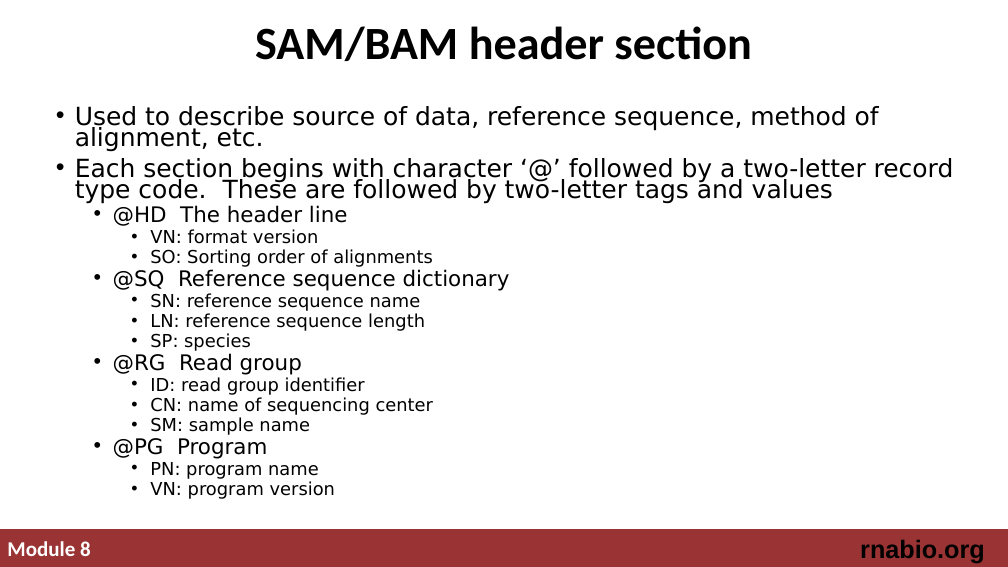
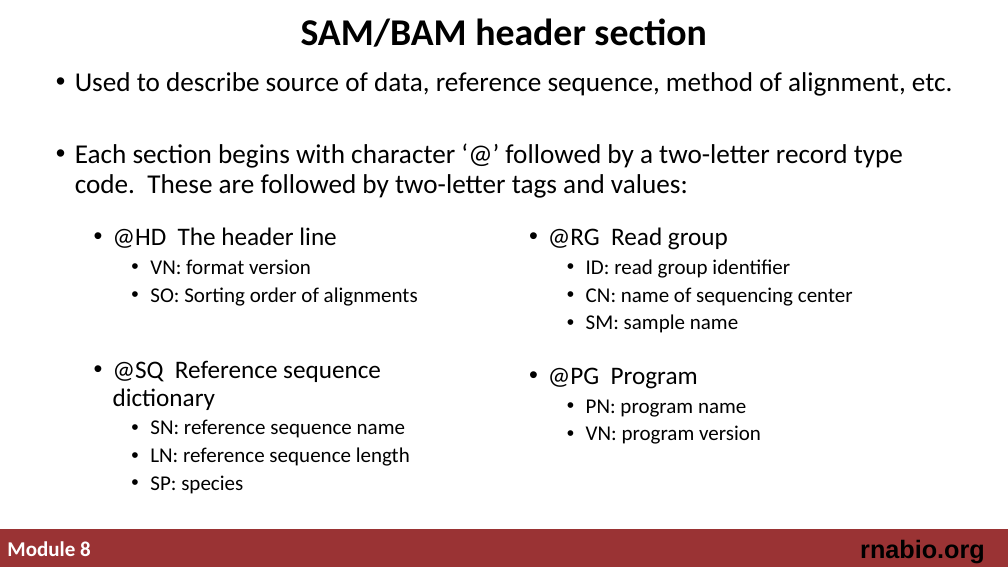
Before and after one commit to griffithlab/rnabio.org, a slide deck: slide 5 of assets/lectures/cbw-cshl/2019/mini/RNASeq_MiniLecture_08_02_SAM_BAM_BED.pptx. Drawn at 1008x567 pixels with LibreOffice and Linux fonts; fonts in the diff are those of the drawing. Boxes give left, top, right and bottom in pixels: in the first picture for what was removed or moved away, otherwise in the second. Text is boxed around its words. In the diff, an @@ line names an element or a change of style, - is before the commit and + after.

Commit message:
updating sam/bam/bed slides

```diff
--- a/assets/lectures/cbw-cshl/2019/mini/RNASeq_MiniLecture_08_02_SAM_BAM_BED.pptx
+++ b/assets/lectures/cbw-cshl/2019/mini/RNASeq_MiniLecture_08_02_SAM_BAM_BED.pptx
@@ title "SAM/BAM header section": place and size @@
-title "SAM/BAM header section" at <box>255,26,752,61</box>
+title "SAM/BAM header section" at <box>301,18,707,47</box>
@@ title "SAM/BAM header section" at <box>301,18,707,47</box>: size 44 to 36 pt @@
@@ text "Used to describe source of ...": place and size @@
-text "Used to describe source of ..." at <box>75,106,954,499</box>
+text "Used to describe source of ..." at <box>75,72,953,198</box>
@@ text at <box>75,72,953,96</box>: size 23.8 to 25.9 pt, font DejaVu Sans to Calibri in "Used to describe source of data, reference ..."; line spacing 0.7 to 0.9 @@
@@ text at <box>75,144,903,198</box>: text changed; size 17 to 25.9 pt; font DejaVu Sans to Calibri @@
-• Each section begins with character ‘@’ followed by a two-letter record type code. These are followed by two-letter tags and values
-  • @HD The header line
-    • VN: format version
-    • SO: Sorting order of alignments
-  • @SQ Reference sequence dictionary
-    • SN: reference sequence name
-    • LN: reference sequence length
-    • SP: species
-  • @RG Read group
-    • ID: read group identifier
-    • CN: name of sequencing center
-    • SM: sample name
-  • @PG Program
-    • PN: program name
-    • VN: program version
+• Each section begins with character ‘@’ followed by a two-letter record type code. These are followed by two-letter tags and values:
@@ text added at <box>113,227,418,494</box>, 20 pt, text #000000 @@
+  • @HD The header line
+    • VN: format version
+    • SO: Sorting order of alignments
+  • @SQ Reference sequence dictionary
+    • SN: reference sequence name
+    • LN: reference sequence length
+    • SP: species
@@ text added at <box>548,227,853,444</box>, 20 pt, text #000000 @@
+  • @RG Read group
+    • ID: read group identifier
+    • CN: name of sequencing center
+    • SM: sample name
+  • @PG Program
+    • PN: program name
+    • VN: program version
```
Also in this commit, not shown: 8 other slides changed, 1 slide added.
